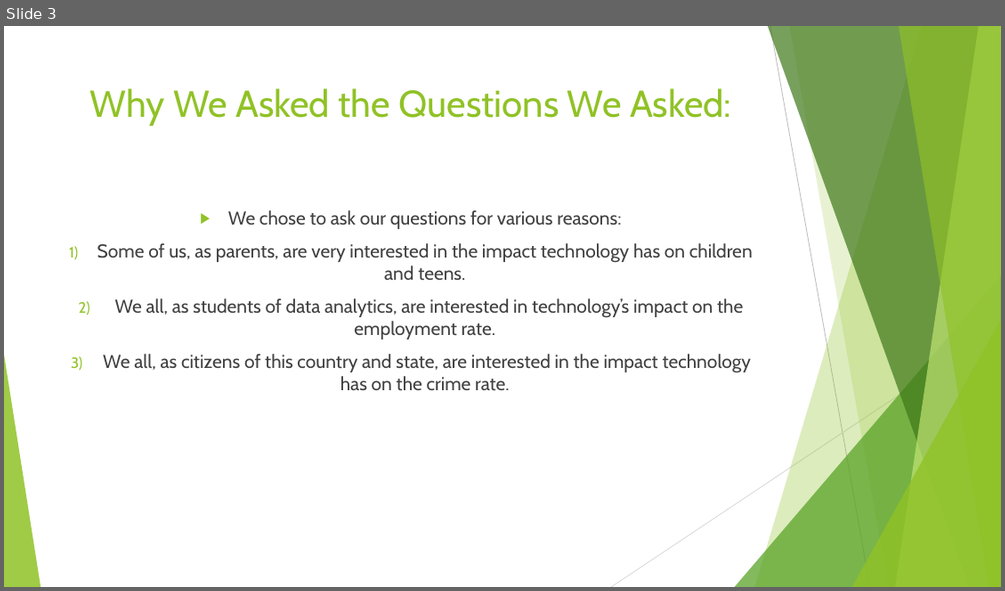
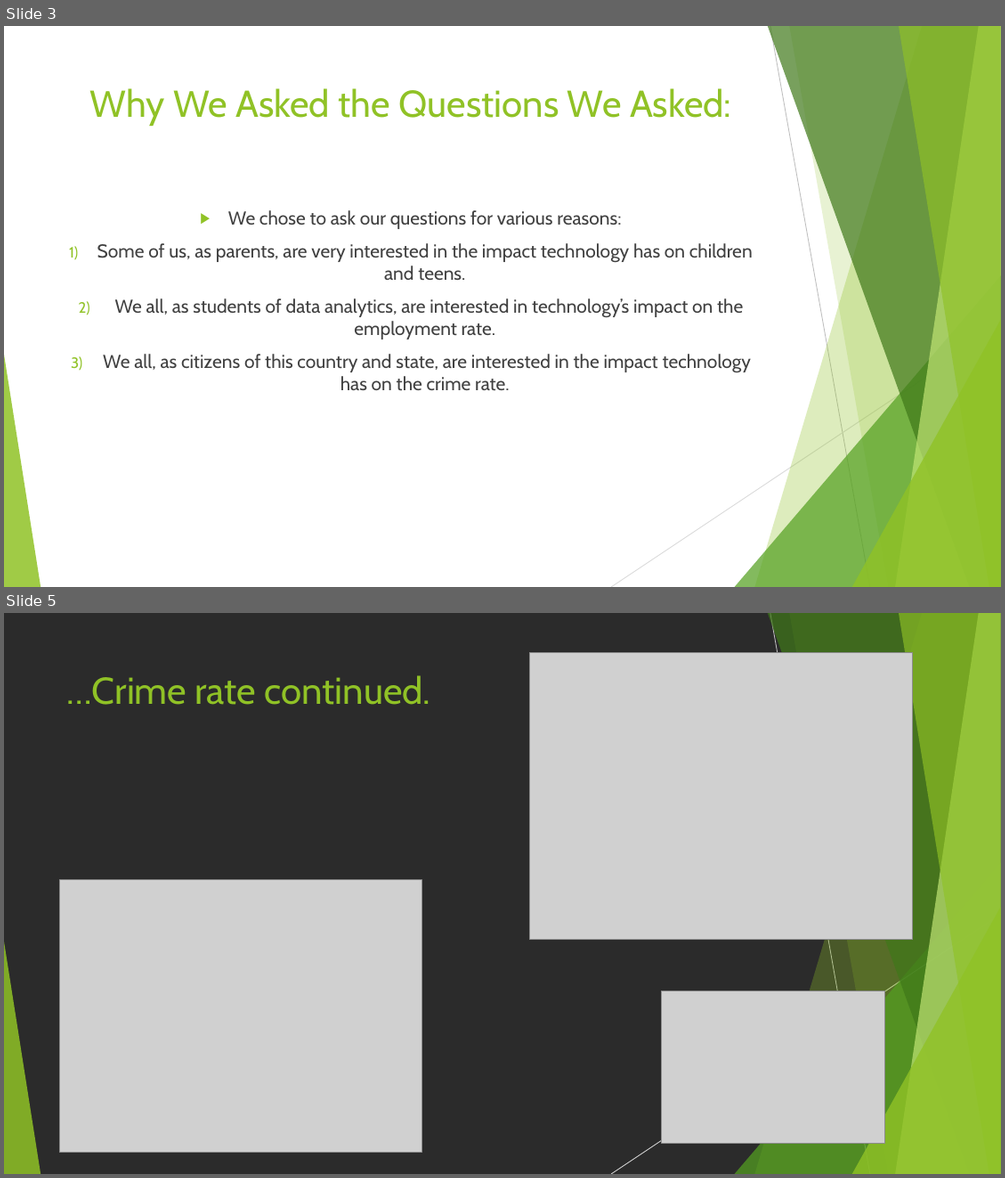
Before and after one commit to gpasley/uncc-group4-project1, a slide deck: The Technology that Changed the World.pptx. Shown one above the other, each under a label of ours: slide 3 before the commit, slides 3 and 5 after it; the slides between them are not shown. The pictures are 1005x591 and 1005x1178 pixels, drawn with LibreOffice and Linux fonts; fonts in the diff are those of the drawing; grey boxes stand for pictures; background and template pictures are left out; a plain dark background stands for a picture behind light text. Boxes give left, top, right and bottom in pixels: in the first picture for what was removed or moved away, otherwise in the second. Text is boxed around its words. In the diff, an @@ line names an element or a change of style, - is before the commit and + after.

```diff
--- a/The Technology that Changed the World.pptx
+++ b/The Technology that Changed the World.pptx
@@ slide 5 added at (4,613,1001,1174), background picture (left out); not listed: 10 template elements that a slide beside it also shows @@
@@ picture added at (530,653,913,940) @@
@@ title added at (67,675,431,705), 36 pt, text #90C226 @@
+…Crime rate continued.
@@ picture added at (59,880,422,1152) @@
@@ picture added at (662,991,885,1143) @@
```
Also in this commit, not shown: 4 other slides added, 1 slide removed.
